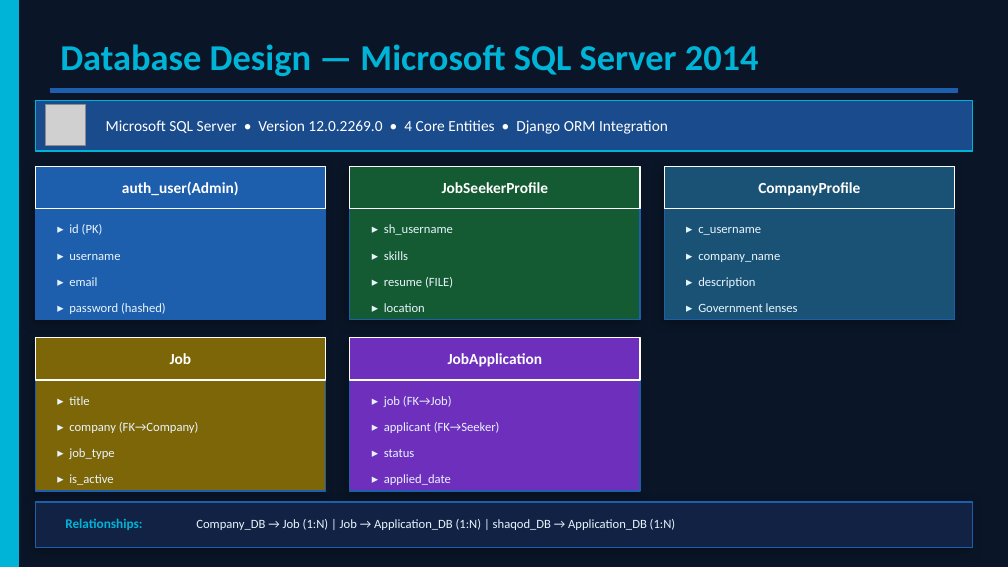
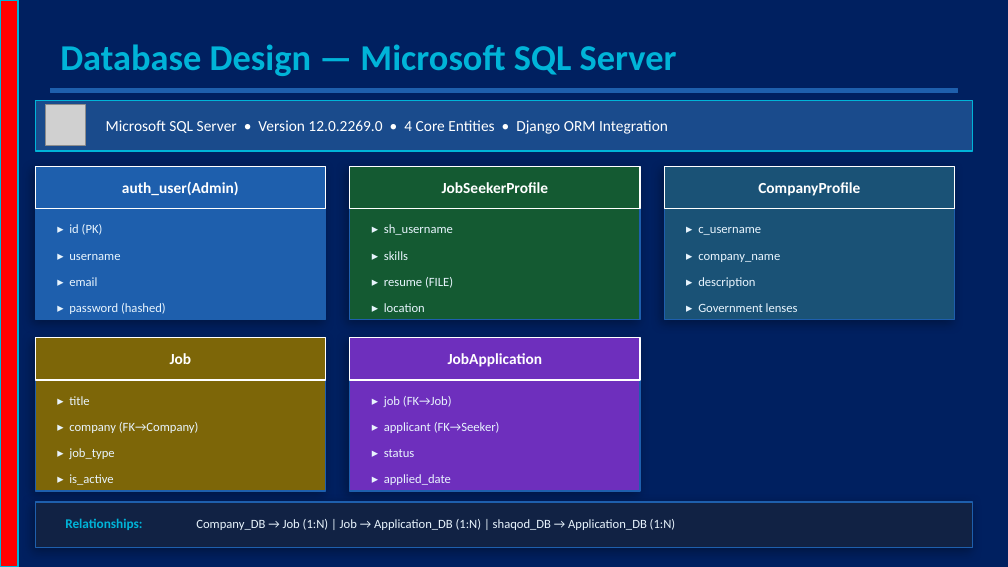
Before and after one commit to ayuu78fge2dy2tswg76fty/jobs, a slide deck: slide 7 of docoments/Fursad.pptx. Drawn at 1008x567 pixels with LibreOffice and Linux fonts; fonts in the diff are those of the drawing; grey boxes stand for pictures. Boxes give left, top, right and bottom in pixels: in the first picture for what was removed or moved away, otherwise in the second. Text is boxed around its words. In the diff, an @@ line names an element or a change of style, - is before the commit and + after.

```diff
--- a/docoments/Fursad.pptx
+++ b/docoments/Fursad.pptx
@@ background #0A1628 to #002060 @@
@@ rectangle at (0,0,18,566): fill #00B4D8 to #FF0000 @@
@@ text at (60,44,677,76): text changed @@
-Database Design — Microsoft SQL Server 2014
+Database Design — Microsoft SQL Server
```
Also in this commit, not shown: 20 other slides changed, 2 slides added, 23 other files.
